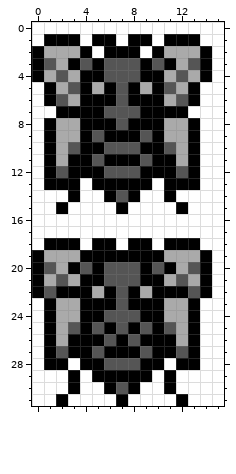
A pixel-art sprite gets an edit: gfx/icons/beedrill.png. The first picture shows the starting point.
The file is 16x32 pixels.
The same view after the edit:
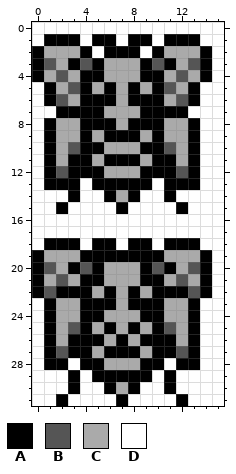
Palette (. is transparent): A #000000  B #555555  C #aaaaaa  D #ffffff
From old to new:
@@ x 3..11 @@
  2 CADAAADAC
- 3 ABABBBABA
- 4 CAABBBAAC
- 5 BACABACAB
- 6 CAAABAAAC
- 7 AAABBBAAA
- 8 CAAABAAAC
- 9 CABAAABAC
-10 BAABBBAAB
-11 AABAAABAA
-12 AAABBBAAA
+ 3 ABACCCABA
+ 4 CAACCCAAC
+ 5 BACACACAB
+ 6 CAAACAAAC
+ 7 AAACCCAAA
+ 8 CAAACAAAC
+ 9 CACAAACAC
+10 BAACCCAAB
+11 AACAAACAA
+12 AAACCCAAA
 13 ADAAAAADA
-14 ADDABADDA
+14 ADDACADDA
 15 DDDDADDDD
@@ x 3..11 @@
 19 CAAAAAAAC
-20 ABABBBABA
-21 CAABBBAAC
-22 AACABACAA
-23 CAAABAAAC
-24 CAABBBAAC
-25 BABABABAB
-26 AAABABAAA
-27 AABAAABAA
-28 DAABBBAAD
+20 ABACCCABA
+21 CAACCCAAC
+22 AACACACAA
+23 CAAACAAAC
+24 CAACCCAAC
+25 BACACACAB
+26 AAACACAAA
+27 AACAAACAA
+28 DAACCCAAD
 29 ADAAAAADA
-30 ADDABADDA
+30 ADDACADDA
 31 DDDDADDDD
Changed places in both pictures, as pixel boxes (x1, y1, x2, y2):
changed: (92, 58, 152, 202)
changed: (92, 262, 152, 394)
